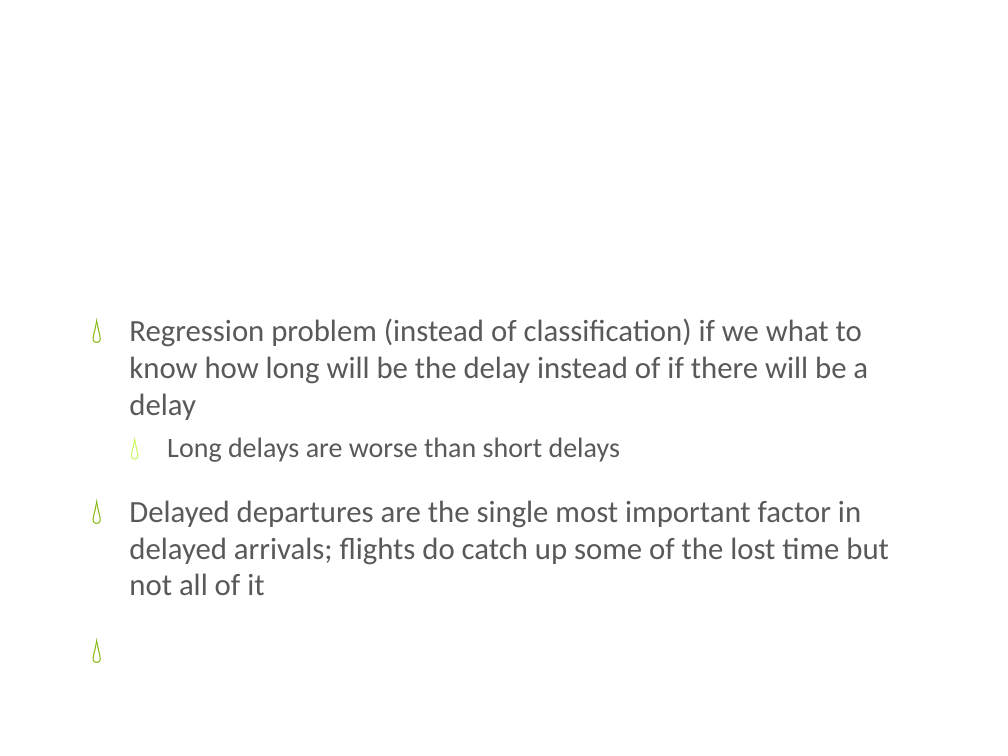
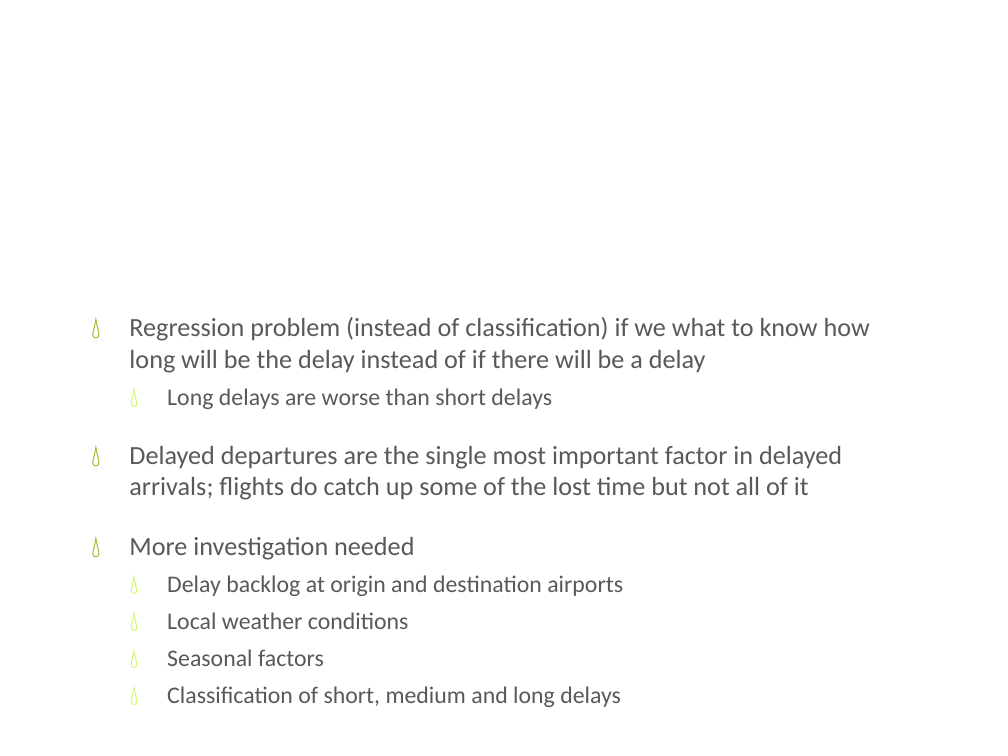
Before and after one commit to dermot-cochran/Interview_data, a slide deck: slide 5 of CaseStudyPresentation.pptx. Drawn at 1008x756 pixels with LibreOffice and Linux fonts; fonts in the diff are those of the drawing; background and template pictures are left out. Boxes give left, top, right and bottom in pixels: in the first picture for what was removed or moved away, otherwise in the second. Text is boxed around its words. In the diff, an @@ line names an element or a change of style, - is before the commit and + after.

```diff
--- a/CaseStudyPresentation.pptx
+++ b/CaseStudyPresentation.pptx
@@ text at [129,317,870,500]: size 22 to 18.7 pt in "Regression problem (instead of classification) if we ...", "Delayed departures are the single most important ..."; size 20 to 17 pt in "Long delays are worse than short delays" @@
@@ text at [129,537,623,707]: paragraphs added @@
+💧 More investigation needed
+  💧 Delay backlog at origin and destination airports
+  💧 Local weather conditions
+  💧 Seasonal factors
+  💧 Classification of short, medium and long delays
```
Also in this commit, not shown: 4 other slides changed, 1 other file.
